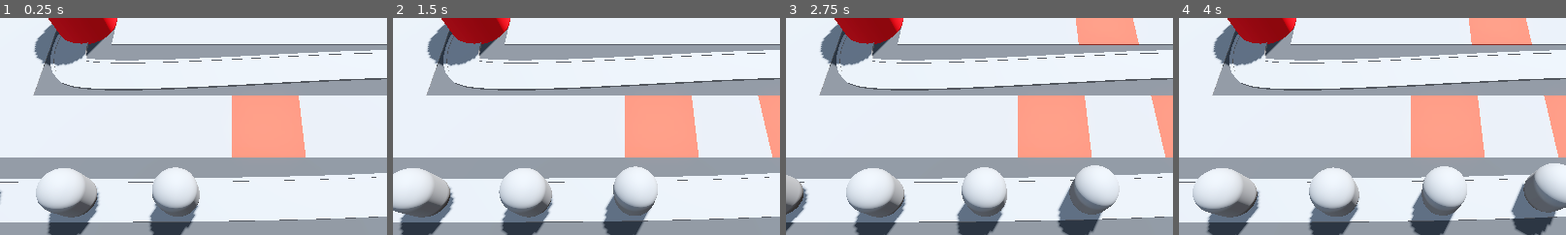
Above: before the commit, frames 1-4 (left to right).
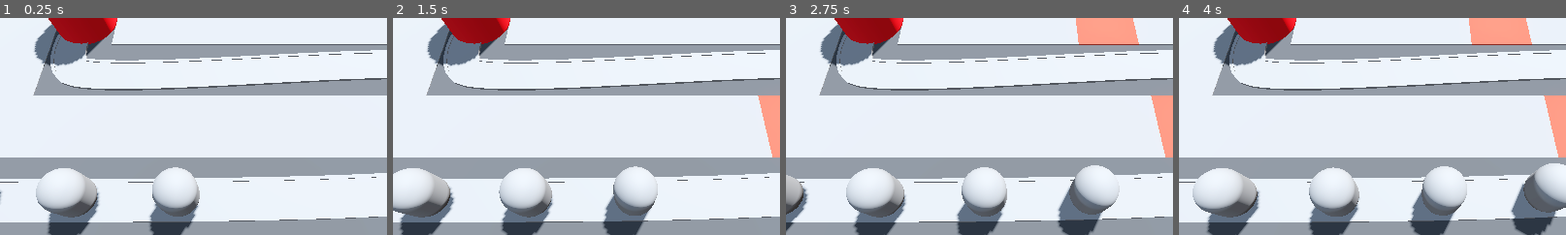
Above: after the commit, the same moments.

Repository: pyxn/godot-barbarian-blaster
Game: Godot game, scene res://Scenes/BaseLevel.tscn
The game is run twice, just before and just after one commit, with the same random seed, the same clock (stepped at 60 frames per second) and the same inputs.
Inputs (mouse positions are % of the whole screen's width and height, from its top left):
- Up to frame 1 (0.25 s): no input
- Up to frame 2 (1.5 s): move the mouse to (72, 45) at 0.52 s; press the mouse at (72, 45) at 0.53 s; move the mouse to (30, 55) at 1.27 s; release the mouse at (30, 55) at 1.28 s; click (30, 55) at 1.35 s
- Up to frame 3 (2.75 s): move the mouse to (60, 28) at 2.02 s; press the mouse at (60, 28) at 2.03 s
- Up to frame 4 (4 s): move the mouse to (45, 70) at 2.77 s; release the mouse at (45, 70) at 2.78 s; click (45, 70) at 2.85 s; move the mouse to (80, 65) at 3.52 s; press the mouse at (80, 65) at 3.53 s
The pictures show only the part of the screen within x 20-70%, y 23-73%; the shares and areas given below are measured in that part.

The runs differ from the first frame. In frame 1, 5.2% of the frame differs, in the area x 59-79%, y 35-65%; in frame 2, 5.2%; in frame 3, 5.2%; in frame 4, 5.2%.

Commit message:
44/Building towers

Diff:
--- a/Scenes/RayPickerCamera/RayPickerCamera.gd
+++ b/Scenes/RayPickerCamera/RayPickerCamera.gd
@@ -11,9 +11,13 @@
 	ray_cast_3d.force_raycast_update()
 
 	if ray_cast_3d.is_colliding():
+		Input.set_default_cursor_shape(Input.CURSOR_POINTING_HAND)
 		var collider = ray_cast_3d.get_collider()
-		if collider is GridMap:
-			var collision_point = ray_cast_3d.get_collision_point()
-			var cell = gridmap.local_to_map(collision_point)
-			if gridmap.get_cell_item(cell) == 0:
-				gridmap.set_cell_item(cell, 1)
+		if Input.is_action_pressed("click"):
+			if collider is GridMap:
+				var collision_point = ray_cast_3d.get_collision_point()
+				var cell = gridmap.local_to_map(collision_point)
+				if gridmap.get_cell_item(cell) == 0:
+					gridmap.set_cell_item(cell, 1)
+	else:
+		Input.set_default_cursor_shape(Input.CURSOR_ARROW)
--- a/project.godot
+++ b/project.godot
@@ -14,3 +14,11 @@
 run/main_scene="res://Scenes/BaseLevel.tscn"
 config/features=PackedStringArray("4.3", "Forward Plus")
 config/icon="res://icon.svg"
+
+[input]
+
+click={
+"deadzone": 0.5,
+"events": [Object(InputEventMouseButton,"resource_local_to_scene":false,"resource_name":"","device":-1,"window_id":0,"alt_pressed":false,"shift_pressed":false,"ctrl_pressed":false,"meta_pressed":false,"button_mask":1,"position":Vector2(452, 17),"global_position":Vector2(471, 108),"factor":1.0,"button_index":1,"canceled":false,"pressed":true,"double_click":false,"script":null)
+]
+}
